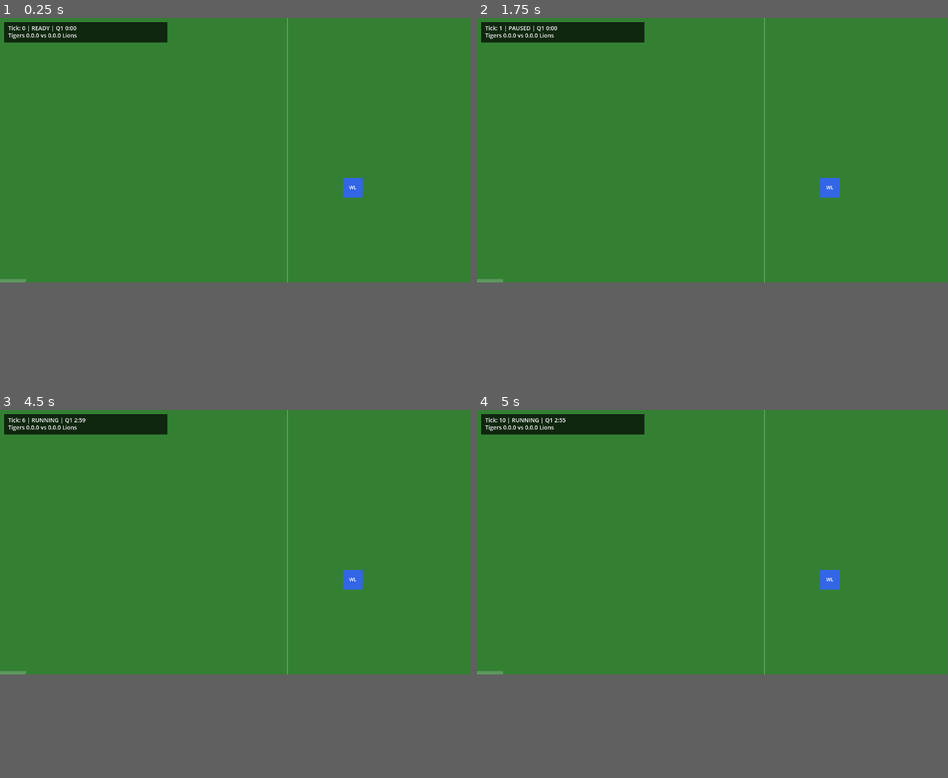
Above: before the commit, frames 1-4 (two rows, left to right).
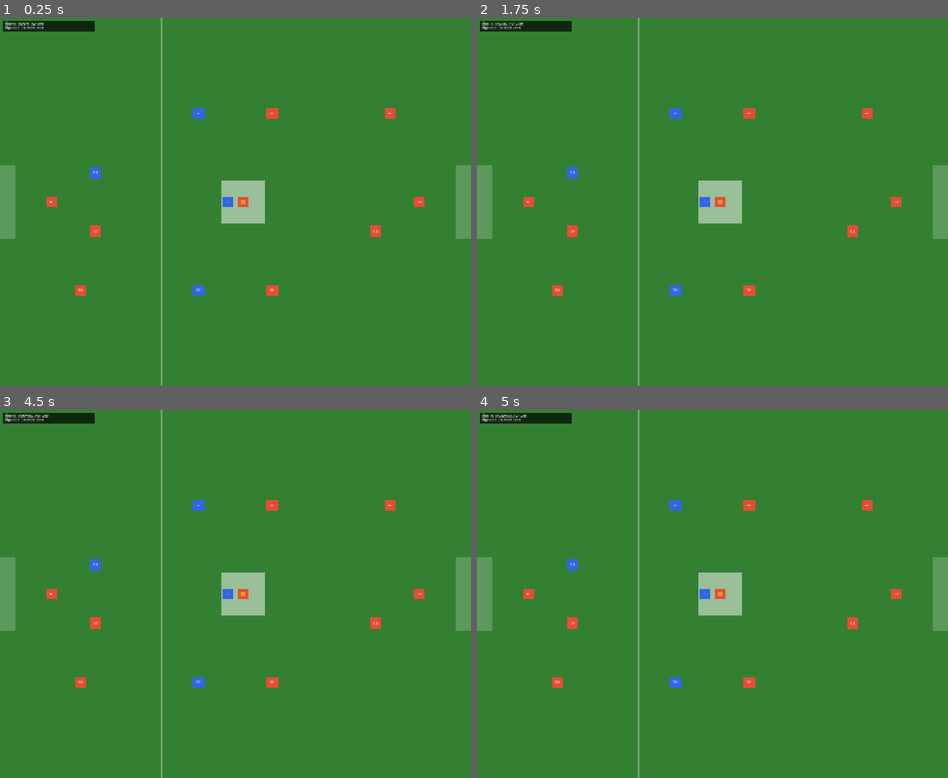
Above: after the commit, the same moments.

Repository: Simdog13/afl-nines
Game: Godot game, scene res://scenes/main.tscn
Two runs of this game, one before a commit and one after it. Both use one fixed random seed, a clock stepped at 60 frames per second and the inputs below.
Inputs:
- Up to frame 1 (0.25 s): no input
- Up to frame 2 (1.75 s): tap Enter at 0.5 s; tap P at 0.6 s; tap Space at 0.77, 1.52 s; tap R at 1.35 s
- Up to frame 3 (4.5 s): tap Space at 2, 3.02, 3.5, 3.77 s; tap 1 at 2.1 s; tap Enter at 2.75, 4.25 s; tap 2 at 2.85 s; tap 3 at 3.6 s; tap P at 4.35 s
- Up to frame 4 (5 s): tap Space at 4.52 s
In our replay, the window is 799x449 before the commit and 800x625 after it. These sizes can differ from the game's own. Grey fills any space a smaller window leaves; there, only what the larger window draws over its background counts as a difference.

The runs differ from the first frame. In frame 1, 5.6% of the frame differs, in the area x 0-100%, y 0-100%; in frame 2, 5.6%; in frame 3, 5.6%; in frame 4, 5.6%.

Commit message:
Fix window size to display entire game field
The game field is 2048×1600 pixels (32×25 cells at 64px each), but the
default Godot window size was too small, cutting off half the field.

Added [display] section to project.godot:
- Set viewport to 2048×1600 to match field size
- Set window mode to 2 (maximized on startup)
- Made window resizable
- Set stretch mode to maintain aspect ratio

The full field should now be visible when the game starts.

Diff:
--- a/project.godot
+++ b/project.godot
@@ -15,6 +15,15 @@
 config/features=PackedStringArray("4.5", "Forward Plus")
 config/icon="res://icon.svg"
 
+[display]
+
+window/size/viewport_width=2048
+window/size/viewport_height=1600
+window/size/mode=2
+window/size/resizable=true
+window/stretch/mode="canvas_items"
+window/stretch/aspect="keep"
+
 [autoload]
 
 Constants="*res://autoloads/Constants.gd"
